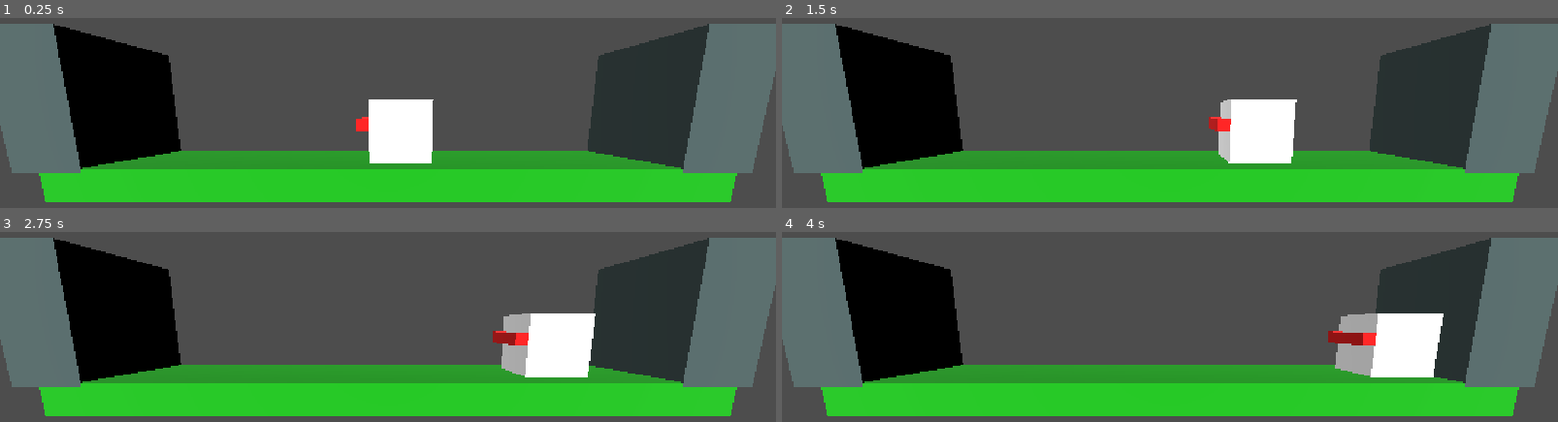
Above: before the commit, frames 1-4 (two rows, left to right).
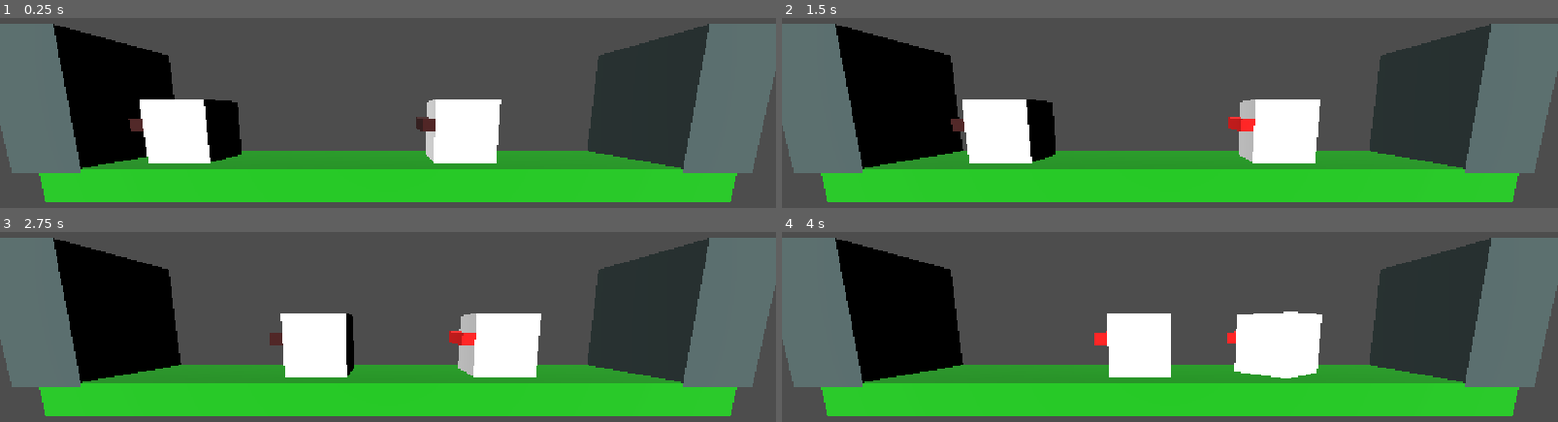
Above: after the commit, the same moments.

Repository: paolomorettin/ai-strikes
Game: Godot game, scene res://src/game.tscn
Two runs of this game, one before a commit and one after it. Both use one fixed random seed, a clock stepped at 60 frames per second and the inputs below.
Inputs:
- Up to frame 1 (0.25 s): no input
- Up to frame 2 (1.5 s): no input
- Up to frame 3 (2.75 s): no input
- Up to frame 4 (4 s): no input

The runs differ from the first frame. In frame 1, 9.9% of the frame differs, in the area x 16-65%, y 42-77%; in frame 2, 6.5%; in frame 3, 8.5%; in frame 4, 11%, in the area x 40-86%, y 41-78%.

Commit message:
working wheelchairs

Diff:
--- a/src/game.tscn
+++ b/src/game.tscn
@@ -1,6 +1,6 @@
 [gd_scene format=3 uid="uid://64ev4l28j6c1"]
 
-[ext_resource type="PackedScene" uid="uid://bhrjhrcee4267" path="res://src/wheelchair.tscn" id="2_xq6wo"]
+[ext_resource type="PackedScene" uid="uid://bhrjhrcee4267" path="res://src/people/wheelchair.tscn" id="2_xq6wo"]
 [ext_resource type="PackedScene" uid="uid://do316kbatascm" path="res://src/camera.tscn" id="3_xq6wo"]
 
 [sub_resource type="BoxShape3D" id="BoxShape3D_3msxb"]
@@ -26,7 +26,10 @@
 [node name="Game" type="Node3D" unique_id=661229827]
 
 [node name="Wheelchair" parent="." unique_id=262619796 instance=ExtResource("2_xq6wo")]
-transform = Transform3D(1, 0, 0, 0, 1, 0, 0, 0, 1, 0, 1, 0)
+transform = Transform3D(1, 0, 0, 0, 1, 0, 0, 0, 1, 1.2244358, 1, 0)
+
+[node name="Wheelchair2" parent="." unique_id=399870403 instance=ExtResource("2_xq6wo")]
+transform = Transform3D(1, 0, 0, 0, 1, 0, 0, 0, 1, -3.35565, 1, 0)
 
 [node name="Camera" parent="." unique_id=1529662360 instance=ExtResource("3_xq6wo")]
 transform = Transform3D(1, 0, 0, 0, 0.9848077, 0.17364818, 0, -0.17364818, 0.9848077, 0, 1, 5)
--- /dev/null
+++ b/src/people/wheelchair.gd
@@ -0,0 +1,87 @@
+class_name Wheelchair
+extends CharacterBody3D
+
+@onready var brakes: TrafficLight = %Brakes
+@onready var brake_lights: MeshInstance3D = %BrakeLights
+@onready var halt_timer: Timer = %HaltTimer
+@onready var sensing: Area3D = %Sensing
+
+enum States {BRAKE, HALT, IDLE, MOVE, ROTATE}
+var current_state: States
+var current_direction: int = 1
+
+var acceleration: float = 0.6 # m/s^2
+var deceleration: float = 2.0 # m/s^2
+var max_speed: float = 10.0 # m/s
+var rotation_speed: float = 1.0 # TAU/2*s
+
+func explode() -> void:
+	var tween = get_tree().create_tween()
+	var eps = 0.01
+	var delta = 0.1
+	for i in range(10):
+		var random_pos: Vector3 = position + Vector3(randf_range(-eps, eps), randf_range(-eps, eps), randf_range(-eps, eps))
+		tween.tween_property(self, "position", random_pos, delta)
+	tween.tween_callback(queue_free)
+
+func turn_around() -> void:
+	current_state = States.ROTATE
+	var tween = get_tree().create_tween()
+	var rotated_quaternion: Quaternion = Quaternion(Vector3.UP, TAU/2) * quaternion
+	tween.tween_property(self, "quaternion", rotated_quaternion, rotation_speed)
+	tween.tween_callback(func(): current_direction = -current_direction; current_state = States.IDLE)
+
+func _physics_process(delta: float) -> void:
+
+	# computes the closest obstacle ahead (if any)
+	var obstacles_ahead: Array[Node3D] = sensing.get_overlapping_bodies()
+	obstacles_ahead = obstacles_ahead.filter(func(obj): return obj != self)
+	var closest_obstacle = null
+	var min_dist = null
+	for obs in obstacles_ahead:
+		var dist = obs.global_position.distance_squared_to(self.global_position)
+		if closest_obstacle == null or dist < min_dist:
+			closest_obstacle = obs
+			min_dist = dist
+
+	if current_state != States.ROTATE:
+		if closest_obstacle == null or (
+			closest_obstacle is CharacterBody3D and
+			closest_obstacle.velocity.x * self.velocity.x > 0 and
+			abs(closest_obstacle.velocity.x) - abs(self.velocity.x) > 0
+		):
+			# if the closest obstacle (if any) is moving in the same direction at higher speed
+			if current_state != States.MOVE:
+				_set_brake_lights(false)
+				current_state = States.MOVE
+				halt_timer.stop()
+		else:
+			if current_state != States.BRAKE:
+				_set_brake_lights(true)
+				current_state = States.BRAKE
+
+	# move horizontally according to 'current_state'
+	if is_on_floor():
+		if current_state == States.BRAKE:
+			velocity.x = current_direction * max(0.0, abs(velocity.x) - deceleration * delta)
+			if abs(velocity.x) == 0 and halt_timer.is_stopped():
+				halt_timer.start()
+		elif current_state == States.MOVE:
+			velocity.x = current_direction * min(max_speed, abs(velocity.x) + acceleration * delta)
+
+	else:
+		velocity += get_gravity()
+
+	move_and_slide()
+
+func _ready() -> void:
+	brake_lights.mesh.material = StandardMaterial3D.new()
+	halt_timer.timeout.connect(turn_around)
+	current_state = States.IDLE
+
+func _set_brake_lights(braking: bool) -> void:
+	brakes.stop = braking
+	if braking:
+		brake_lights.mesh.material.albedo_color = Color(1.0, 0.0, 0.0)
+	else:
+		brake_lights.mesh.material.albedo_color = Color(0.2, 0.0, 0.0)
--- /dev/null
+++ b/src/people/wheelchair.tscn
@@ -0,0 +1,57 @@
+[gd_scene format=3 uid="uid://bhrjhrcee4267"]
+
+[ext_resource type="Script" uid="uid://cefcumjs5pne" path="res://src/people/wheelchair.gd" id="1_4fiib"]
+[ext_resource type="Script" uid="uid://ccs8vr3x1miq0" path="res://src/traffic_light.gd" id="2_s3t5s"]
+
+[sub_resource type="BoxShape3D" id="BoxShape3D_2ijik"]
+
+[sub_resource type="StandardMaterial3D" id="StandardMaterial3D_wxasx"]
+
+[sub_resource type="BoxMesh" id="BoxMesh_2ijik"]
+material = SubResource("StandardMaterial3D_wxasx")
+
+[sub_resource type="StandardMaterial3D" id="StandardMaterial3D_2uo11"]
+resource_local_to_scene = true
+albedo_color = Color(0.86343604, 5.318448e-06, 7.70092e-07, 1)
+
+[sub_resource type="BoxMesh" id="BoxMesh_k6kcw"]
+resource_local_to_scene = true
+material = SubResource("StandardMaterial3D_2uo11")
+size = Vector3(0.2, 0.2, 1)
+
+[sub_resource type="BoxShape3D" id="BoxShape3D_k6kcw"]
+size = Vector3(2, 1, 1)
+
+[node name="Wheelchair" type="CharacterBody3D" unique_id=262619796]
+script = ExtResource("1_4fiib")
+
+[node name="CollisionShape3D" type="CollisionShape3D" parent="." unique_id=1746594853]
+transform = Transform3D(1, 0, 0, 0, 1, 0, 0, 0, 1, 0, 0.5, 0)
+shape = SubResource("BoxShape3D_2ijik")
+
+[node name="MeshInstance3D" type="MeshInstance3D" parent="CollisionShape3D" unique_id=508410517]
+mesh = SubResource("BoxMesh_2ijik")
+
+[node name="Brakes" type="Node3D" parent="." unique_id=694328577]
+unique_name_in_owner = true
+script = ExtResource("2_s3t5s")
+metadata/_custom_type_script = "uid://ccs8vr3x1miq0"
+
+[node name="BrakeLights" type="MeshInstance3D" parent="Brakes" unique_id=900527694]
+unique_name_in_owner = true
+transform = Transform3D(1, 0, 0, 0, 1, 0, 0, 0, 1, -0.6, 0.6, 0)
+mesh = SubResource("BoxMesh_k6kcw")
+
+[node name="Sensing" type="Area3D" parent="." unique_id=1282772986]
+unique_name_in_owner = true
+monitorable = false
+
+[node name="CollisionShape3D" type="CollisionShape3D" parent="Sensing" unique_id=1100053039]
+transform = Transform3D(1, 0, 0, 0, 1, 0, 0, 0, 1, 1.5, 0.5, 0)
+shape = SubResource("BoxShape3D_k6kcw")
+debug_color = Color(0, 0.6509804, 0.13725491, 0.91764706)
+
+[node name="HaltTimer" type="Timer" parent="." unique_id=2019891105]
+unique_name_in_owner = true
+wait_time = 2.0
+one_shot = true
--- /dev/null
+++ b/src/traffic_light.gd
@@ -0,0 +1,4 @@
+class_name TrafficLight
+extends Node3D
+
+var stop: bool = false
--- a/src/wheelchair.gd
+++ /dev/null
@@ -1,27 +0,0 @@
-class_name Wheelchair
-extends CharacterBody3D
-
-
-enum States {HALT, MOVE, ROTATE}
-var current_state: States
-var current_direction: int = 1
-
-var speed: float = 1.0 # m/s
-
-func _physics_process(delta: float) -> void:
-	match current_state:
-		States.MOVE:
-			if is_on_floor():
-				velocity.x = current_direction * speed
-		States.ROTATE:
-			pass
-		States.HALT:
-			velocity = Vector3.ZERO
-
-	if not is_on_floor():
-		velocity += get_gravity()
-
-	move_and_slide()
-
-func _ready() -> void:
-	current_state = States.MOVE
--- a/src/wheelchair.tscn
+++ /dev/null
@@ -1,33 +0,0 @@
-[gd_scene format=3 uid="uid://bhrjhrcee4267"]
-
-[ext_resource type="Script" uid="uid://cefcumjs5pne" path="res://src/wheelchair.gd" id="1_4fiib"]
-
-[sub_resource type="BoxShape3D" id="BoxShape3D_2ijik"]
-
-[sub_resource type="StandardMaterial3D" id="StandardMaterial3D_wxasx"]
-
-[sub_resource type="BoxMesh" id="BoxMesh_2ijik"]
-material = SubResource("StandardMaterial3D_wxasx")
-
-[sub_resource type="StandardMaterial3D" id="StandardMaterial3D_2uo11"]
-albedo_color = Color(0.86343604, 5.318448e-06, 7.70092e-07, 1)
-
-[sub_resource type="BoxMesh" id="BoxMesh_k6kcw"]
-material = SubResource("StandardMaterial3D_2uo11")
-size = Vector3(0.2, 0.2, 1)
-
-[node name="Wheelchair" type="CharacterBody3D" unique_id=262619796]
-script = ExtResource("1_4fiib")
-
-[node name="CollisionShape3D" type="CollisionShape3D" parent="." unique_id=1746594853]
-transform = Transform3D(1, 0, 0, 0, 1, 0, 0, 0, 1, 0, 0.5, 0)
-shape = SubResource("BoxShape3D_2ijik")
-
-[node name="MeshInstance3D" type="MeshInstance3D" parent="CollisionShape3D" unique_id=508410517]
-mesh = SubResource("BoxMesh_2ijik")
-
-[node name="Brakes" type="Node3D" parent="." unique_id=1149524440]
-
-[node name="MeshInstance3D" type="MeshInstance3D" parent="Brakes" unique_id=900527694]
-transform = Transform3D(1, 0, 0, 0, 1, 0, 0, 0, 1, -0.6, 0.6, 0)
-mesh = SubResource("BoxMesh_k6kcw")
Renamed: src/wheelchair.gd.uid -> src/people/wheelchair.gd.uid
Not shown, added: src/traffic_light.gd.uid
